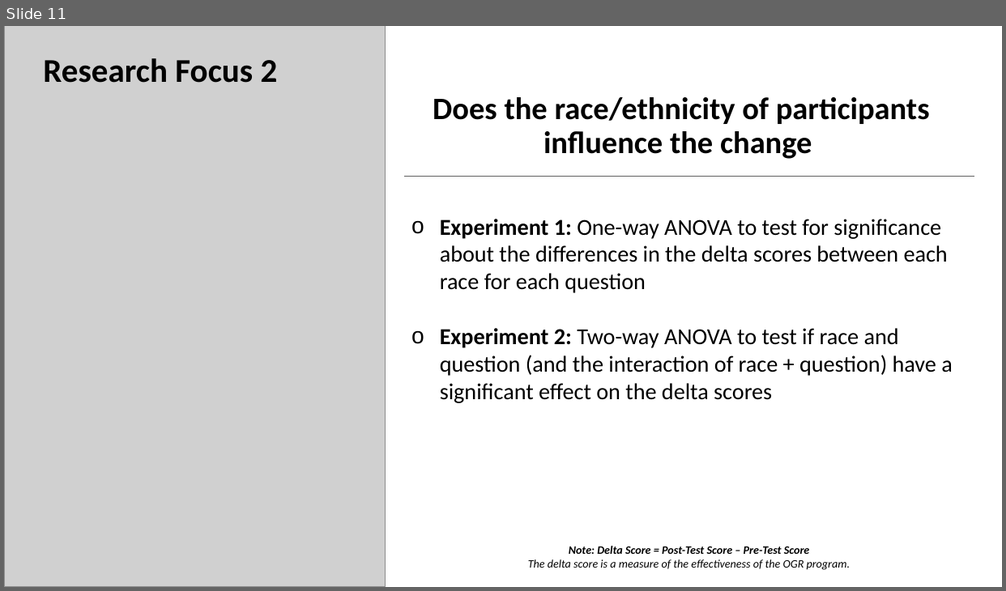
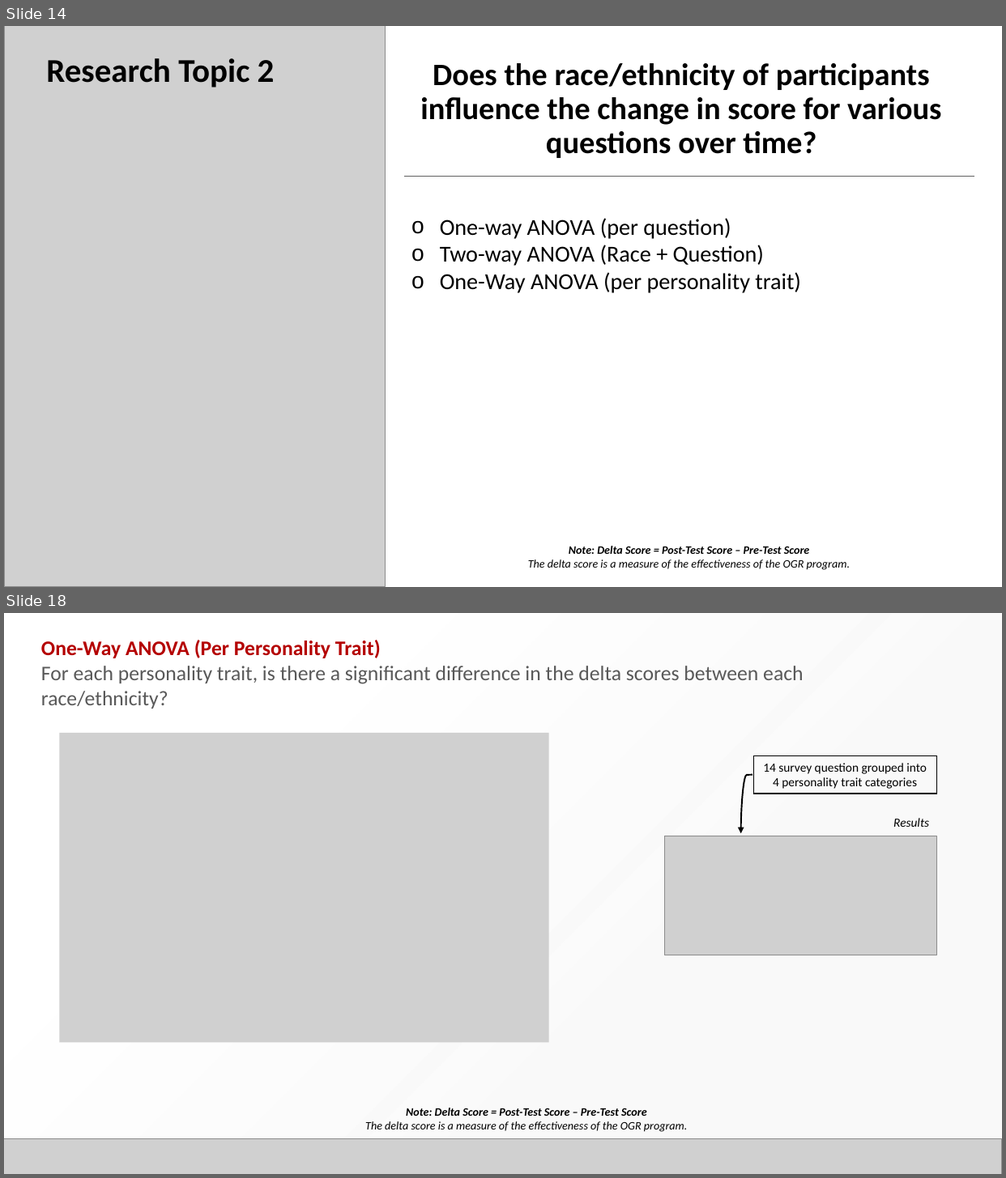
Before and after one commit to josh97ellis/omaha-girls-rock-analysis, a slide deck: deliverables/milestone_2/Final Presentation.pptx. Shown one above the other, each under a label of ours: slide 11 before the commit, slides 14 and 18 after it; the slides between them are not shown. The pictures are 1006x591 and 1006x1178 pixels, drawn with LibreOffice and Linux fonts; fonts in the diff are those of the drawing; grey boxes stand for pictures; background and template pictures are left out. Boxes give left, top, right and bottom in pixels: in the first picture for what was removed or moved away, otherwise in the second. Text is boxed around its words. In the diff, an @@ line names an element or a change of style, - is before the commit and + after.

```diff
--- a/deliverables/milestone_2/Final Presentation.pptx
+++ b/deliverables/milestone_2/Final Presentation.pptx
@@ slide 18 added at [4, 613, 1002, 1174], background picture (left out) @@
@@ rectangle added at [4, 613, 1002, 1174], fill gradient #F8F8F8 to #FFFFFF @@
@@ text added at [41, 640, 803, 709], 20 pt, text #595959 @@
+One-Way ANOVA (Per Personality Trait)
+For each personality trait, is there a significant difference in the delta scores between each race/ethnicity?
@@ picture added at [59, 733, 549, 1043] @@
@@ rectangle added at [754, 756, 937, 794], outline #000000 1 pt, 12 pt, text #000000 @@
+14 survey question grouped into 4 personality trait categories
@@ curved arrow added from (752, 775) to (740, 834), #000000 1.5 pt @@
@@ text added at [893, 818, 929, 827], 12 pt, text #000000, italic @@
+Results
@@ picture added at [665, 836, 937, 955] @@
@@ text added at [365, 1108, 687, 1132], 11 pt, text #000000, italic @@
+Note: Delta Score = Post-Test Score – Pre-Test Score
+The delta score is a measure of the effectiveness of the OGR program.
@@ picture added at [4, 1139, 1001, 1174] @@
@@ what was slide 11 is now slide 14 @@
@@ slide 14 changed as well @@
@@ text at [46, 58, 275, 88]: text changed @@
-Research Focus 2
+Research Topic 2
@@ title at [420, 63, 941, 158]: text changed @@
-Does the race/ethnicity of participants influence the change
+Does the race/ethnicity of participants influence the change in score for various questions over time?
@@ text at [440, 218, 801, 293]: text changed @@
-o Experiment 1: One-way ANOVA to test for significance about the differences in the delta scores between each race for each question
-o Experiment 2: Two-way ANOVA to test if race and question (and the interaction of race + question) have a significant effect on the delta scores
+o One-way ANOVA (per question)
+o Two-way ANOVA (Race + Question)
+o One-Way ANOVA (per personality trait)
```
Also in this commit, not shown: 8 other slides changed, 12 other slides added, 6 slides removed, 13 other files.
